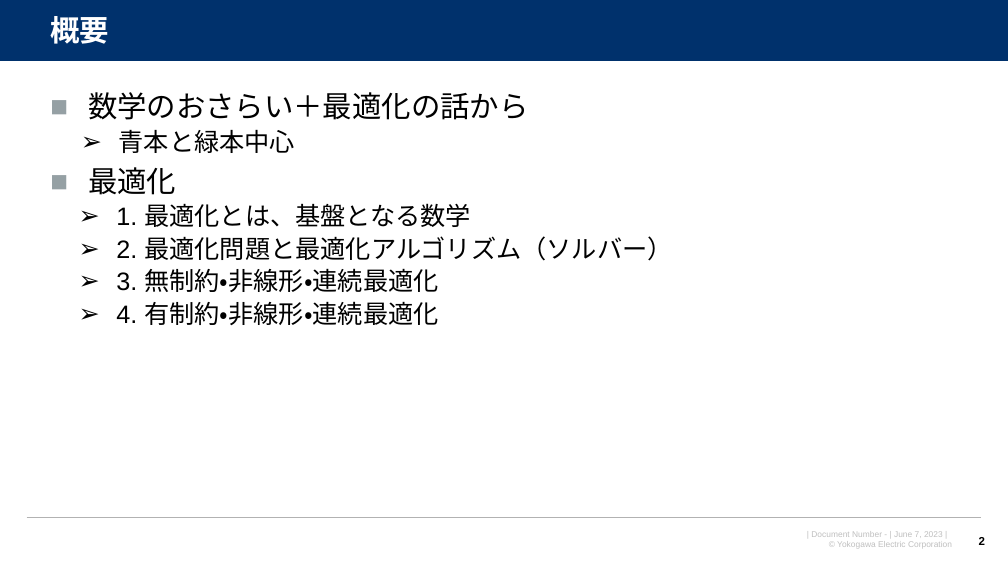
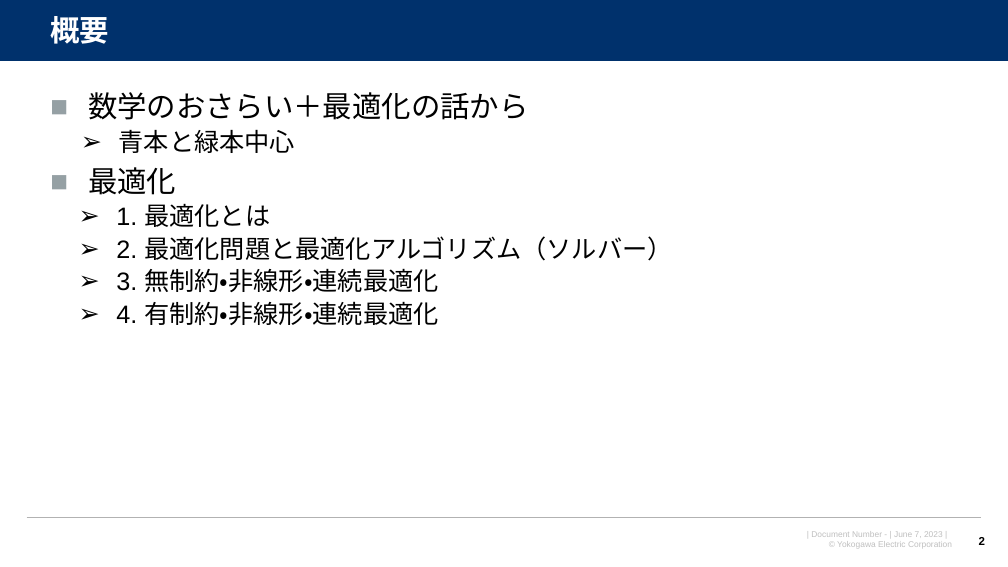
Before and after one commit to watarukumagai-git/opt, a slide deck: slide 2 of JDLA/StudyGroup/DS_StudyGroup 2023_01.pptx. Drawn at 1008x567 pixels with LibreOffice and Linux fonts; fonts in the diff are those of the drawing; background and template pictures are left out. Boxes give left, top, right and bottom in pixels: in the first picture for what was removed or moved away, otherwise in the second. Text is boxed around its words. In the diff, an @@ line names an element or a change of style, - is before the commit and + after.

```diff
--- a/JDLA/StudyGroup/DS_StudyGroup 2023_01.pptx
+++ b/JDLA/StudyGroup/DS_StudyGroup 2023_01.pptx
@@ text at [116,203,270,227]: text changed @@
-  ➢ 1. 最適化とは、基盤となる数学
+  ➢ 1. 最適化とは
```
Also in this commit, not shown: 4 other slides changed, 14 slides added, 15 slides removed.
